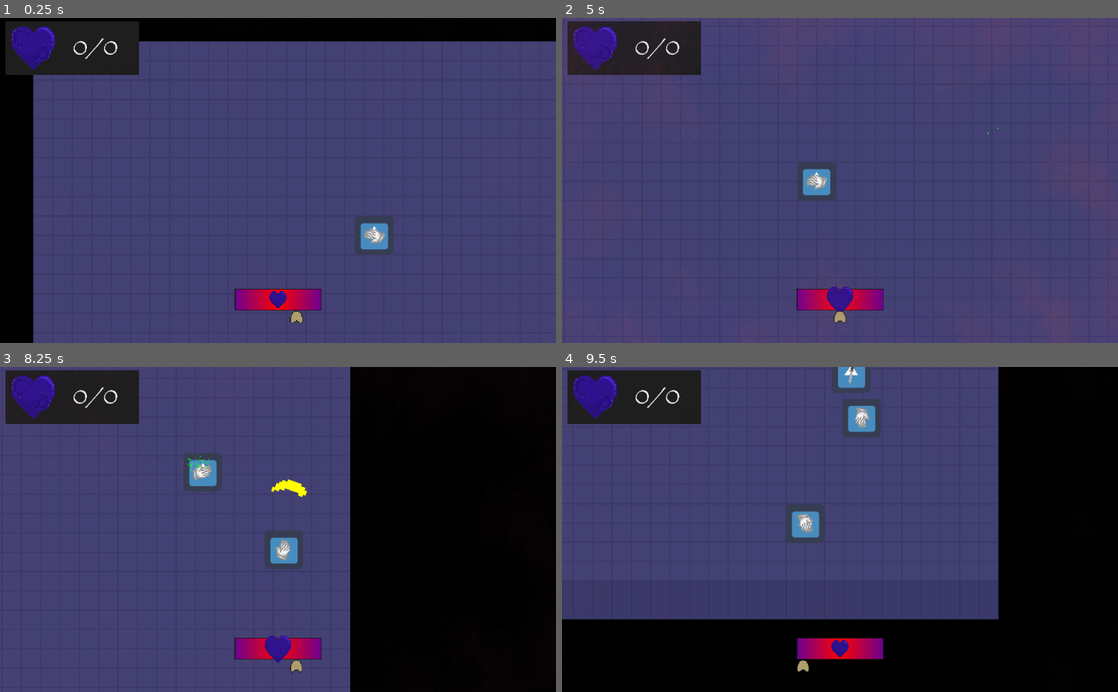
Above: before the commit, frames 1-4 (two rows, left to right).
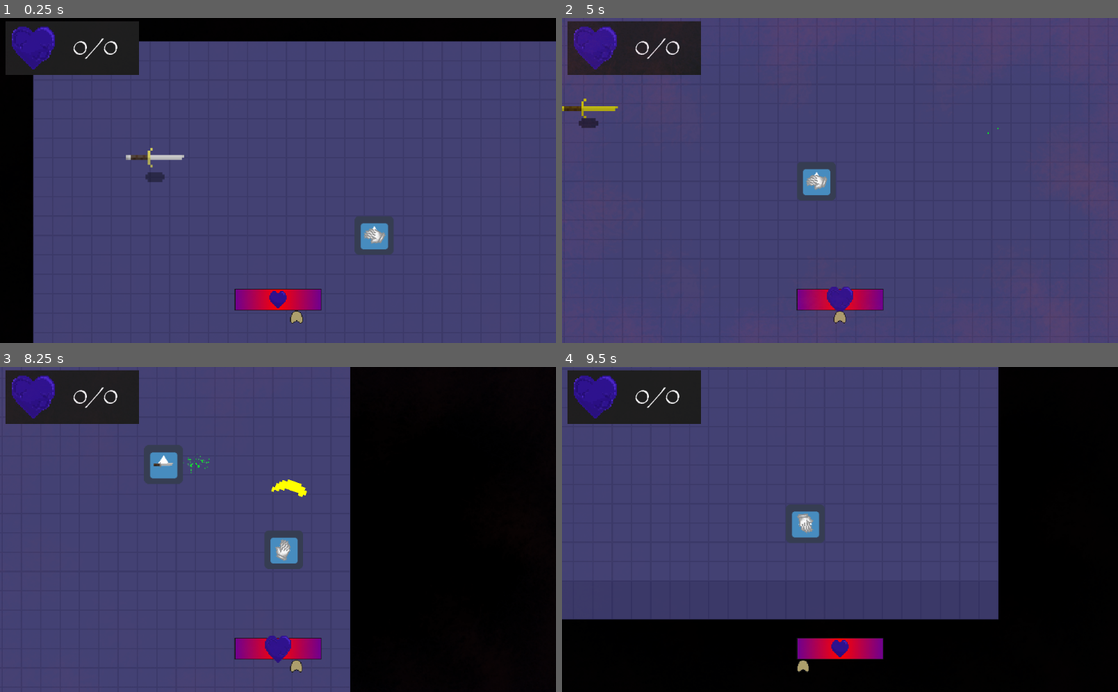
Above: after the commit, the same moments.

Repository: ColdCalzone/GWJ-30
Game: Godot game, scene res://singletons/Game.tscn
Two runs of this game, one before a commit and one after it. Both use one fixed random seed, a clock stepped at 60 frames per second and the inputs below. The project has no main scene, so this scene is started directly. The engine's default icon, where the game draws it, is replaced by a stand-in: a white triangle on a blue panel in a dark square.
Inputs (mouse positions are in pixels of both pictures, inside the frame that each line leads up to):
- Up to frame 1 (0.25 s): no input
- Up to frame 2 (5 s): tap Enter (ui_accept) at 0.5, 0.77, 1.52, 3.02, 3.77, 4.52 s; move the mouse to (962, 164) at 0.52 s; hold D (move_right) 0.53-1.28 s; hold Space (attack) 0.53-1.28 s; move the mouse to (728, 196) at 1.27 s; hold S (move_down) 1.28-2.03 s; tap Space (attack) at 1.35, 2.85, 4.35 s; move the mouse to (895, 109) at 2.02 s; hold D (move_right) 2.03-2.78 s; hold Space (attack) 2.03-2.78 s; move the mouse to (812, 245) at 2.77 s; hold W (move_up) 2.78-3.53 s; move the mouse to (1006, 229) at 3.52 s; hold Space (attack) 3.53-4.28 s; hold A (move_left) from 3.53 s (still down); move the mouse to (673, 131) at 4.27 s
- Up to frame 3 (8.25 s): move the mouse to (305, 529) at 5.02 s; release A (move_left) at 5.03 s; hold S (move_down) 5.03-5.78 s; hold Space (attack) 5.03-5.78 s; move the mouse to (194, 448) at 5.77 s; hold D (move_right) 5.78-6.53 s; tap Space (attack) at 5.85, 7.35 s; tap Enter (ui_accept) at 6.02, 6.77, 7.52 s; move the mouse to (400, 513) at 6.52 s; hold W (move_up) 6.53-7.28 s; hold Space (attack) 6.53-7.28 s; move the mouse to (166, 545) at 7.27 s; hold D (move_right) 7.28-8.03 s; move the mouse to (333, 458) at 8.02 s; hold S (move_down) from 8.03 s (still down); hold Space (attack) from 8.03 s (still down)
- Up to frame 4 (9.5 s): move the mouse to (812, 594) at 8.77 s; release S (move_down) at 8.78 s; release Space (attack) at 8.78 s; hold A (move_left) from 8.78 s (still down); tap Space (attack) at 8.85 s; tap Enter (ui_accept) at 9.02 s

The runs differ from the first frame. In frame 1, 0.3% of the frame differs, in the area x 22-34%, y 39-51%; in frame 2, 0.3%; in frame 3, 1.5%, in the area x 25-40%, y 23-39%; in frame 4, 1.3%.

Commit message:
Fixed Enemy spawning FOR REAL THIS TIME MAYBE WE WILL SEE BUT LIKE THERE REALLY SHOULDN'T BE AN ISSUE THIS TIME IF THERE IS THEN I QUIT IDEK ANYMORE MAN

Diff:
--- a/singletons/Game.gd
+++ b/singletons/Game.gd
@@ -13,6 +13,8 @@
 var wave_enemies := 0
 
 const ENEMY1_PACKED := preload("res://objects/enemies/Enemy1.tscn")
+const ENEMY2_PACKED := preload("res://objects/enemies/Enemy2.tscn")
+const ENEMY3_PACKED := preload("res://objects/enemies/Enemy3.tscn")
 const PLAYER_PACKED := preload("res://objects/Player.tscn")
 const SPAWNER_PACKED := preload("res://objects/Spawner.tscn")
 const HUD_PACKED := preload("res://hud/HUD.tscn")
@@ -21,13 +23,14 @@
 const ENTITY_SIZE := Vector2(64, 64)
 const MAP_SIZE := Vector2(35, 20)
 const ENEMY_WAVES := {
-	[ENEMY1_PACKED]: 0
+	[ENEMY3_PACKED]: 0
 }
 
 
 
 func _ready() -> void:
 	setup()
+	drop_weapon("longsword", Vector2(200, 200))
 
 
 
@@ -52,6 +55,7 @@
 	wave_kills = 0
 
 	reset_map()
+	clear_spawners()
 
 	wave_timer.start()
 	yield(wave_timer, "timeout")
@@ -66,6 +70,8 @@
 		var x_spawn := rand_range(0, MAP_SIZE.x * 32)
 		var y_spawn := rand_range(0, MAP_SIZE.y * 32)
 		add_spawner(Vector2(x_spawn, y_spawn))
+
+	update_spawners_max_spawns()
 
 
 
@@ -116,7 +122,6 @@
 
 	add_child(spawner_instance)
 	spawners.append(spawner_instance)
-	update_spawners_max_spawns()
 
 
 
@@ -137,14 +142,16 @@
 
 func update_spawners_max_spawns() -> void:
 	var remain := wave_quota
+	var index := 0
 
 	for s in spawners:
 		s.max_spawns = 0
 
-	for s in spawners:
+	while true:
 		if !remain: break
-		s.max_spawns += 1
+		spawners[index].max_spawns += 1
 		remain -= 1
+		index = wrapi(index + 1, 0, len(spawners))
 
 
 
